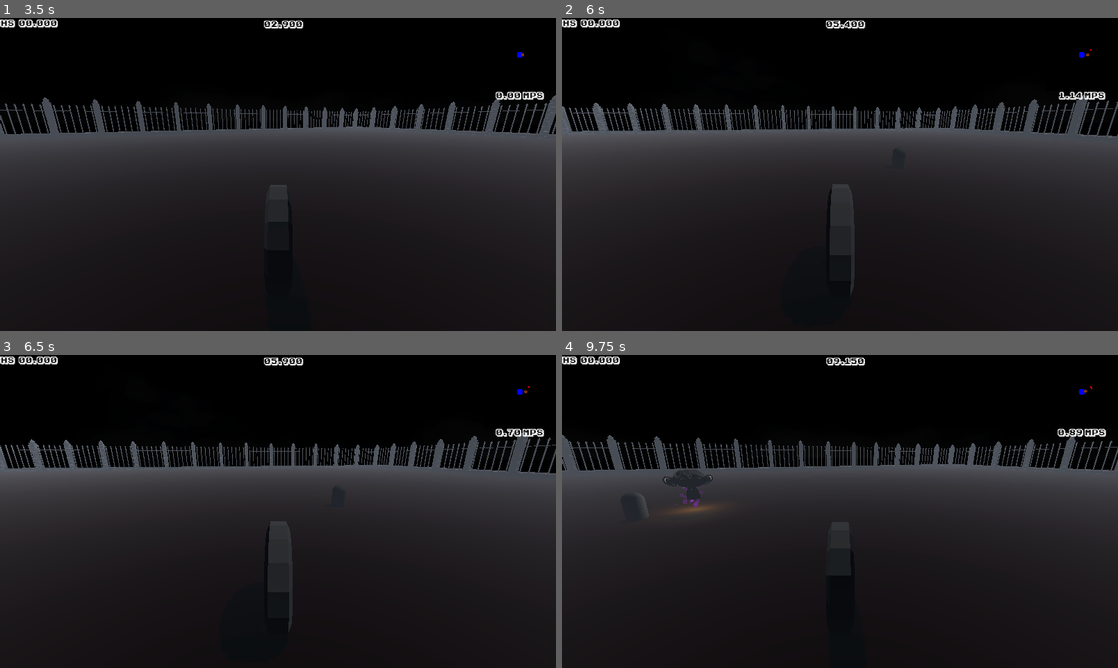
Above: before the commit, frames 1-4 (two rows, left to right).
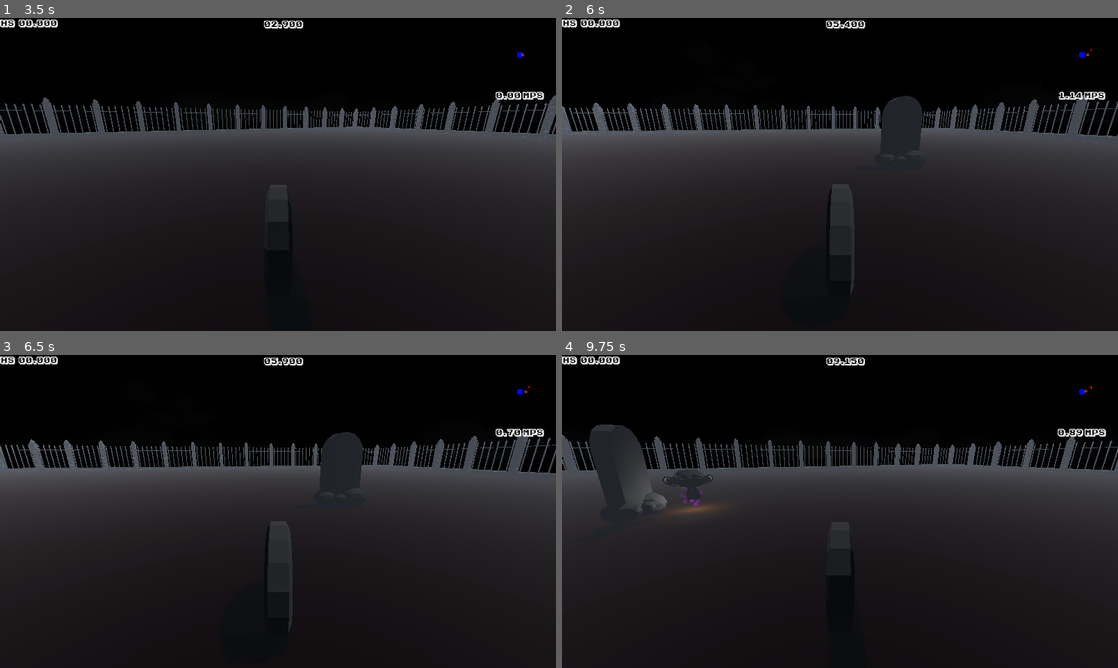
Above: after the commit, the same moments.

Repository: Zaher28/pirate-software-jam
Game: Godot game, scene res://scenes/menus/main_menu.tscn
Same seed, same stepped clock (60 frames per second), same inputs: the game is played once before the commit and once after it.
Inputs (mouse positions are in pixels of both pictures, inside the frame that each line leads up to):
- Up to frame 1 (3.5 s): click "Play" at 0.5 s; move the mouse to (400, 158) at 1.27 s; hold D (turn_right) 1.28-2.03 s; tap Z (switch_camera) at 1.35, 2.85 s; move the mouse to (166, 190) at 2.02 s; hold Space (brake_drift) 2.03-2.78 s; tap F (use_pickup) at 2.1 s; move the mouse to (333, 105) at 2.77 s; hold D (turn_right) from 2.78 s (still down)
- Up to frame 2 (6 s): move the mouse to (812, 237) at 3.52 s; release D (turn_right) at 3.53 s; hold W (move_forward) 3.53-4.28 s; tap F (use_pickup) at 3.6, 5.1 s; move the mouse to (1006, 221) at 4.27 s; hold A (turn_left) 4.28-5.78 s; tap Z (switch_camera) at 4.35, 5.85 s; move the mouse to (673, 127) at 5.02 s; move the mouse to (867, 174) at 5.77 s; hold Space (brake_drift) from 5.78 s (still down)
- Up to frame 3 (6.5 s): keep holding Space (brake_drift)
- Up to frame 4 (9.75 s): move the mouse to (756, 433) at 6.52 s; release Space (brake_drift) at 6.53 s; hold D (turn_right) 6.53-7.28 s; tap F (use_pickup) at 6.6, 8.1, 9.6 s; move the mouse to (962, 495) at 7.27 s; hold W (move_forward) 7.28-8.03 s; tap Z (switch_camera) at 7.35, 8.85 s; move the mouse to (728, 527) at 8.02 s; hold D (turn_right) 8.03-8.78 s; move the mouse to (895, 442) at 8.77 s; hold Space (brake_drift) 8.78-9.53 s; move the mouse to (812, 574) at 9.52 s; hold A (turn_left) from 9.53 s (still down)

Frame 1 is identical in both runs. In frame 2, 1.0% of the frame differs, in the area x 57-65%, y 24-41%; in frame 3, 1.1%; in frame 4, 1.7%, in the area x 4-19%, y 22-52%.

Commit message:
Update for steven

Diff:
--- a/scenes/spawner/enemy_spawner.gd
+++ b/scenes/spawner/enemy_spawner.gd
@@ -26,6 +26,7 @@
 	timer.start()
 	tower = get_tree().get_first_node_in_group("tower")
 	controller = get_tree().get_first_node_in_group("game_controller")
+	look_at(self.position.direction_to(tower.position))
 
 func _on_spawn_timer_timeout():
 	var enemy_credit
--- a/scenes/spawner/enemy_spawner.tscn
+++ b/scenes/spawner/enemy_spawner.tscn
@@ -2,20 +2,20 @@
 
 [ext_resource type="Script" path="res://scenes/spawner/enemy_spawner.gd" id="1_krkdk"]
 [ext_resource type="PackedScene" uid="uid://dfvlg2rmeklm7" path="res://scenes/enemy/enemy.tscn" id="2_umucm"]
+[ext_resource type="PackedScene" uid="uid://bvlx0x63vnlay" path="res://assets/tombstone.glb" id="3_d354p"]
 
-[sub_resource type="CapsuleMesh" id="CapsuleMesh_27al5"]
-
-[sub_resource type="CapsuleShape3D" id="CapsuleShape3D_1ilj4"]
+[sub_resource type="BoxShape3D" id="BoxShape3D_oygwt"]
+size = Vector3(0.762451, 3.177, 2.8125)
 
 [node name="EnemySpawner" type="StaticBody3D" groups=["enemy", "spawner"]]
-transform = Transform3D(1, 0, 0, 0, 1, 0, 0, 0, 1, 33.5928, 5.66492, 10.5041)
+transform = Transform3D(1, 0, 0, 0, 1, 0, 0, 0, 1, 0, -0.05, 0)
 script = ExtResource("1_krkdk")
 enemy_scene = ExtResource("2_umucm")
 health = 7
 
-[node name="MeshInstance3D" type="MeshInstance3D" parent="."]
-transform = Transform3D(0.993878, 0, 0.11048, 0, 1, 0, -0.11048, 0, 0.993878, 0, 0, 0)
-mesh = SubResource("CapsuleMesh_27al5")
+[node name="tombstone" parent="." instance=ExtResource("3_d354p")]
+transform = Transform3D(-4.37114e-08, 0, 1, 0, 1, 0, -1, 0, -4.37114e-08, 0, 0, 0)
 
 [node name="CollisionShape3D" type="CollisionShape3D" parent="."]
-shape = SubResource("CapsuleShape3D_1ilj4")
+transform = Transform3D(-4.37114e-08, 0, 1, 0, 1, 0, -1, 0, -4.37114e-08, -0.00012207, 1.66589, 0.000488281)
+shape = SubResource("BoxShape3D_oygwt")
Not shown: 1 places in scenes/level/level.tscn that only renumber resources
Not shown: 1 places in scenes/player/player.tscn that only renumber resources
